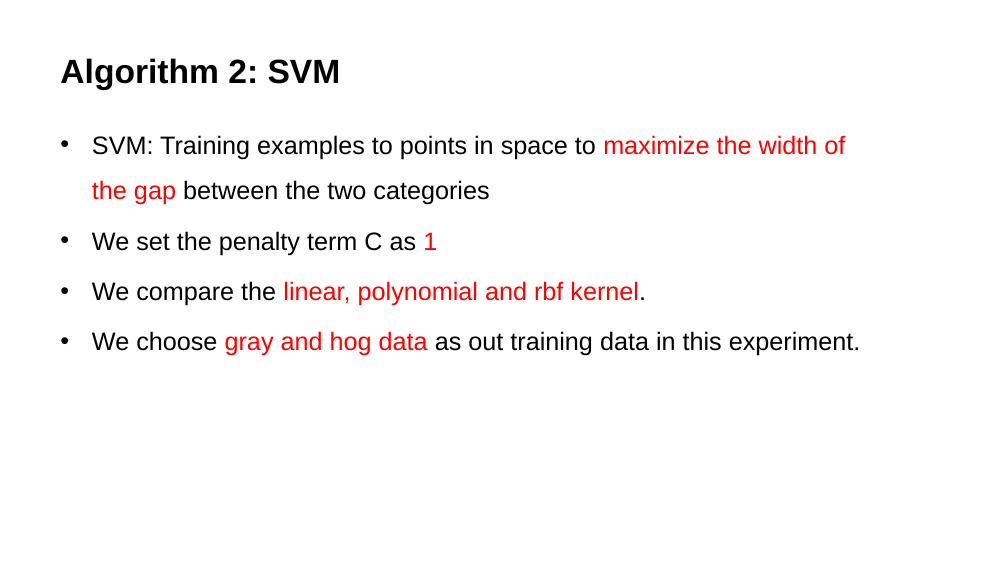
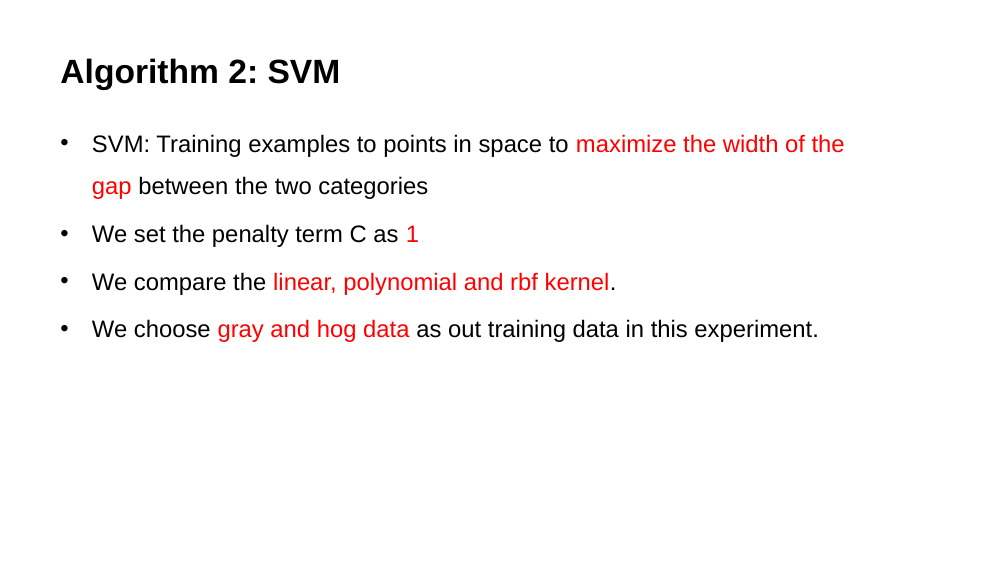
Before and after one commit to GuoJiaqi-1020/EE-475-ML-Final-Project, a slide deck: slide 5 of ML_Final_guojiaqi.pptx (slide 6 before the commit). Drawn at 1008x567 pixels with LibreOffice and Linux fonts; fonts in the diff are those of the drawing; background and template pictures are left out. Boxes give left, top, right and bottom in pixels: in the first picture for what was removed or moved away, otherwise in the second. Text is boxed around its words. In the diff, an @@ line names an element or a change of style, - is before the commit and + after.

```diff
--- a/ML_Final_guojiaqi.pptx
+++ b/ML_Final_guojiaqi.pptx
@@ text "SVM: Training examples to points ..." at [92,134,845,342]: size 18 to 17 pt @@
```
Also in this commit, not shown: 7 other slides changed, 2 slides added, 4 slides removed, 2 other files.
